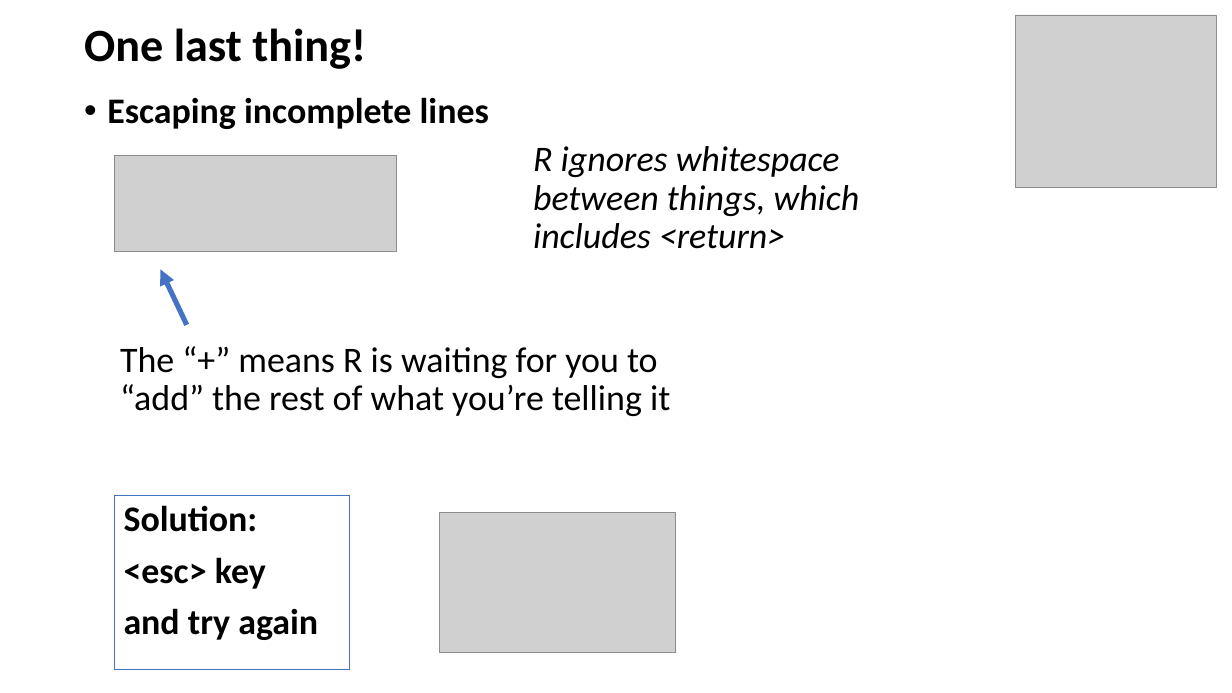
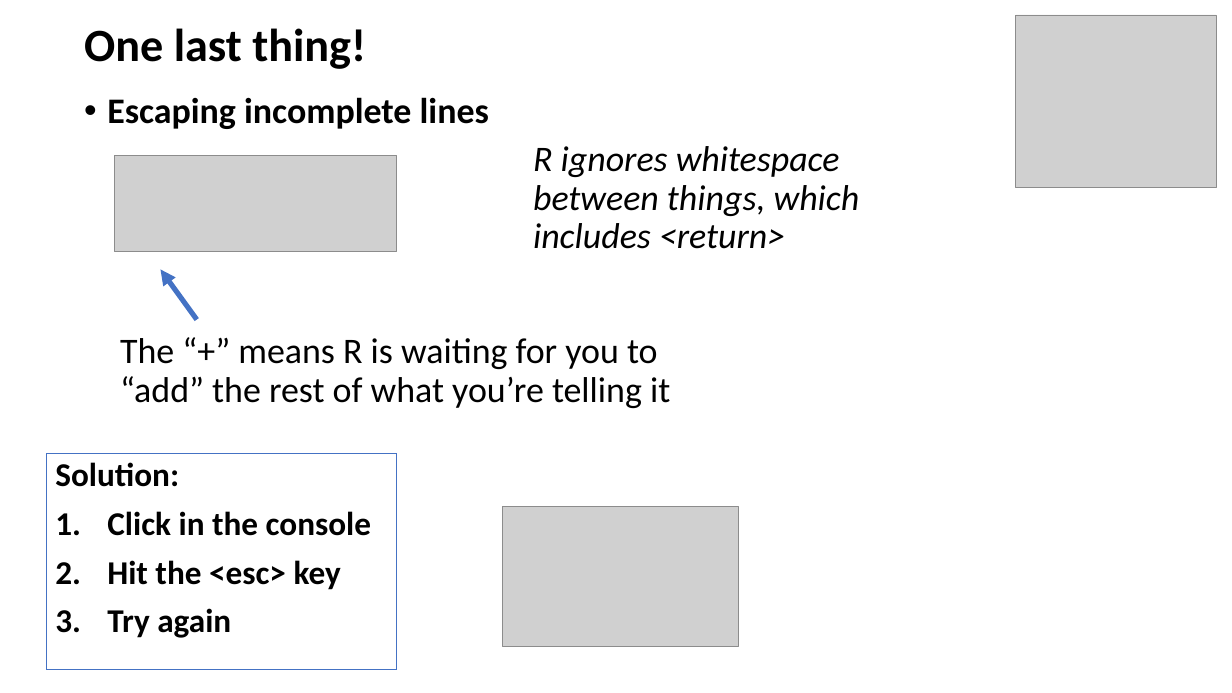
Before and after one commit to justinpriest/ADFG_R_Intro_Workshop, a slide deck: slide 43 of presentations/3 - Programming Basics 1 - Poke the Box.pptx. Drawn at 1232x693 pixels with LibreOffice and Linux fonts; fonts in the diff are those of the drawing; grey boxes stand for pictures. Boxes give left, top, right and bottom in pixels: in the first picture for what was removed or moved away, otherwise in the second. Text is boxed around its words. In the diff, an @@ line names an element or a change of style, - is before the commit and + after.

```diff
--- a/presentations/3 - Programming Basics 1 - Poke the Box.pptx
+++ b/presentations/3 - Programming Basics 1 - Poke the Box.pptx
@@ arrow moved from (187, 325) - (161, 270) to (197, 320) - (161, 270) @@
@@ text "The “+” means R is ..." moved from (x1=120, y1=347, x2=670, y2=416) to (x1=120, y1=338, x2=670, y2=408) @@
@@ rectangle "Solution:" resized from (x1=115, y1=496, x2=350, y2=670) to (x1=46, y1=454, x2=397, y2=670) @@
@@ text in rectangle at (x1=55, y1=462, x2=179, y2=487): size 28 to 25.9 pt in "Solution:" @@
@@ picture moved from (x1=440, y1=513, x2=676, y2=653) to (x1=503, y1=506, x2=738, y2=647) @@
@@ text in rectangle at (x1=107, y1=511, x2=371, y2=638): text changed; size 28 to 25.9 pt @@
-<esc> key
-and try again
+1. Click in the console
+2. Hit the <esc> key
+3. Try again
```
Also in this commit, not shown: 4 other slides changed, 1 other file.
